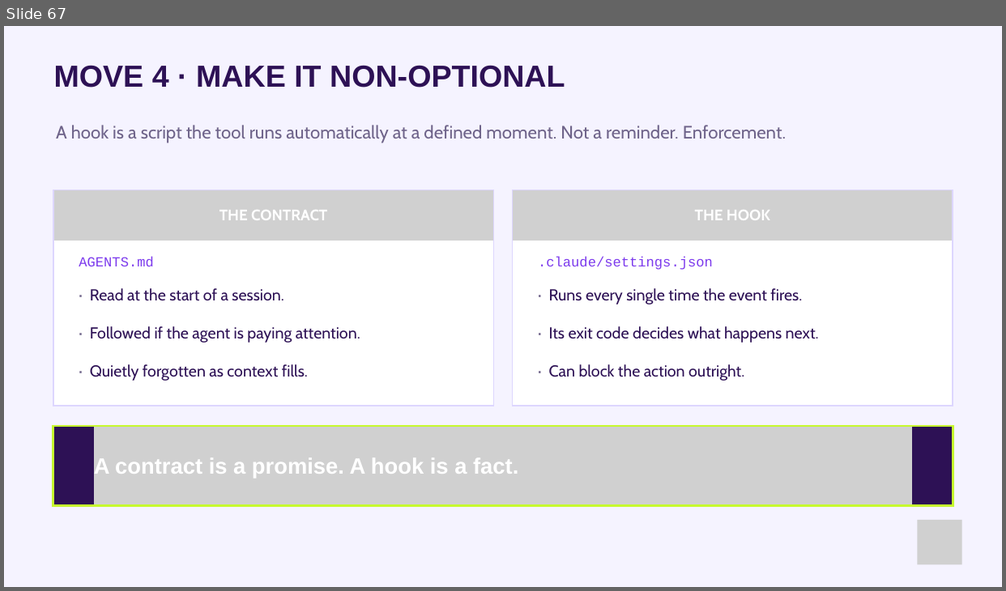
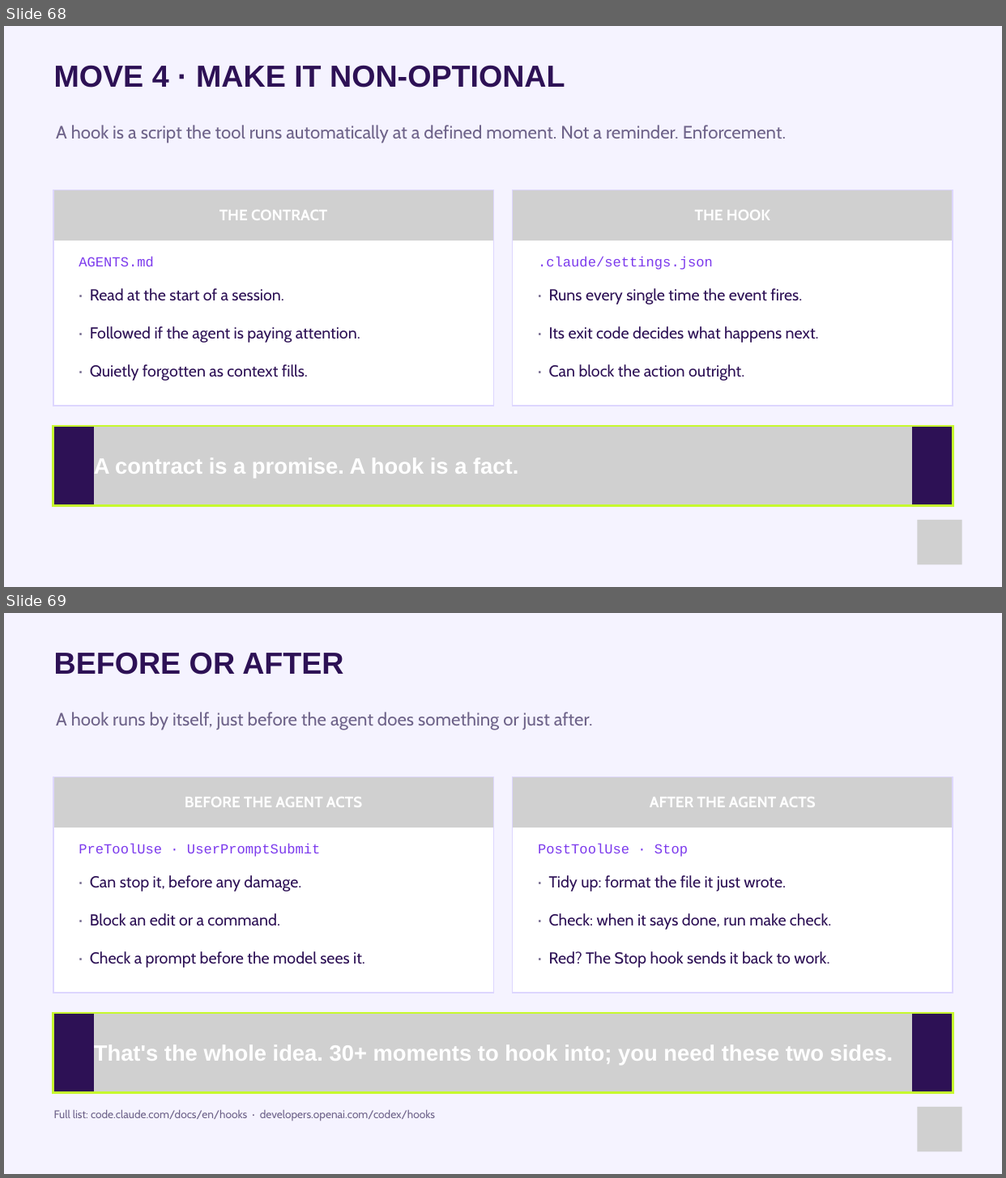
Before and after one commit to paulkeen/tca-habits, a slide deck: docs/Master_Back in the Code.pptx. Shown one above the other, each under a label of ours: slide 67 before the commit, slides 68 and 69 after it. The pictures are 1006x591 and 1006x1178 pixels, drawn with LibreOffice and Linux fonts; fonts in the diff are those of the drawing; grey boxes stand for pictures. Boxes give left, top, right and bottom in pixels: in the first picture for what was removed or moved away, otherwise in the second. Text is boxed around its words. In the diff, an @@ line names an element or a change of style, - is before the commit and + after.

```diff
--- a/docs/Master_Back in the Code.pptx
+++ b/docs/Master_Back in the Code.pptx
@@ slide 69 added at (x1=4, y1=613, x2=1002, y2=1174), background #F5F3FF @@
@@ text added at (x1=54, y1=652, x2=343, y2=675), 44 pt, text #2D1155, bold @@
+BEFORE OR AFTER
@@ text added at (x1=56, y1=712, x2=593, y2=730), 26 pt, text #6E6389 @@
+A hook runs by itself, just before the agent does something or just after.
@@ freeform shape added at (x1=53, y1=777, x2=494, y2=993), fill #FFFFFF, outline #DDD6FE 2 pt @@
@@ freeform shape added at (x1=54, y1=777, x2=493, y2=828), fill #9B1C1C @@
@@ picture added at (x1=54, y1=777, x2=493, y2=828) @@
@@ freeform shape added at (x1=513, y1=777, x2=953, y2=993), fill #FFFFFF, outline #DDD6FE 2 pt @@
@@ freeform shape added at (x1=513, y1=777, x2=952, y2=828), fill #5B21B6 @@
@@ picture added at (x1=513, y1=777, x2=952, y2=828) @@
@@ text added at (x1=185, y1=797, x2=362, y2=807), 22 pt, text #FFFFFF, bold @@
+BEFORE THE AGENT ACTS
@@ text added at (x1=650, y1=797, x2=815, y2=807), 22 pt, text #FFFFFF, bold @@
+AFTER THE AGENT ACTS
@@ text added at (x1=79, y1=843, x2=320, y2=857), 20 pt, text #7C3AED @@
+PreToolUse · UserPromptSubmit
@@ text added at (x1=538, y1=843, x2=688, y2=857), 20 pt, text #7C3AED @@
+PostToolUse · Stop
@@ text added at (x1=90, y1=875, x2=301, y2=892), 23 pt, text #2D1155 @@
+· Can stop it, before any damage.
@@ text added at (x1=549, y1=875, x2=786, y2=892), 23 pt, text #2D1155 @@
+· Tidy up: format the file it just wrote.
@@ text added at (x1=90, y1=914, x2=280, y2=926), 23 pt, text #2D1155 @@
+· Block an edit or a command.
@@ text added at (x1=549, y1=914, x2=831, y2=930), 23 pt, text #2D1155 @@
+· Check: when it says done, run make check.
@@ text added at (x1=90, y1=952, x2=365, y2=968), 23 pt, text #2D1155 @@
+· Check a prompt before the model sees it.
@@ text added at (x1=549, y1=952, x2=829, y2=968), 23 pt, text #2D1155 @@
+· Red? The Stop hook sends it back to work.
@@ freeform shape added at (x1=53, y1=1013, x2=953, y2=1093), fill #2D1155, outline #C6F92E 3 pt @@
@@ picture added at (x1=94, y1=1014, x2=912, y2=1092) @@
@@ text added at (x1=94, y1=1046, x2=893, y2=1065), 32 pt, text #FFFFFF, bold @@
+That's the whole idea. 30+ moments to hook into; you need these two sides.
@@ text added at (x1=54, y1=1110, x2=435, y2=1122), 16 pt, text #6E6389 @@
+Full list: code.claude.com/docs/en/hooks · developers.openai.com/codex/hooks
@@ picture added at (x1=917, y1=1107, x2=962, y2=1152) @@
@@ what was slide 67 is now slide 68 @@
```
Also in this commit, not shown: 7 slides changed, 1 other slide added, 3 slides removed, 2 other files.
